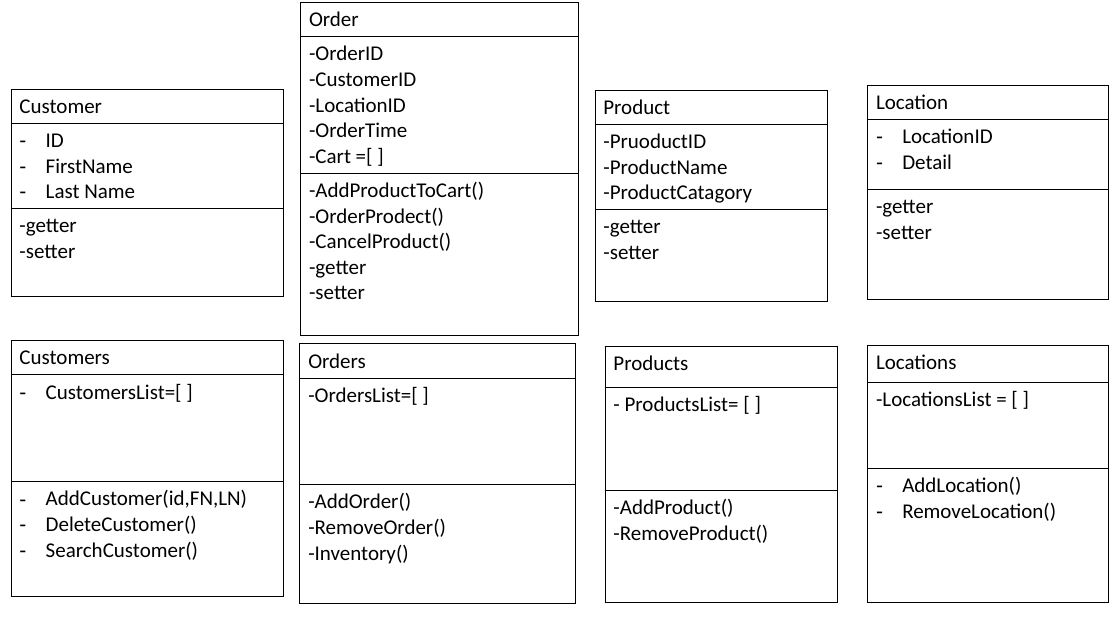
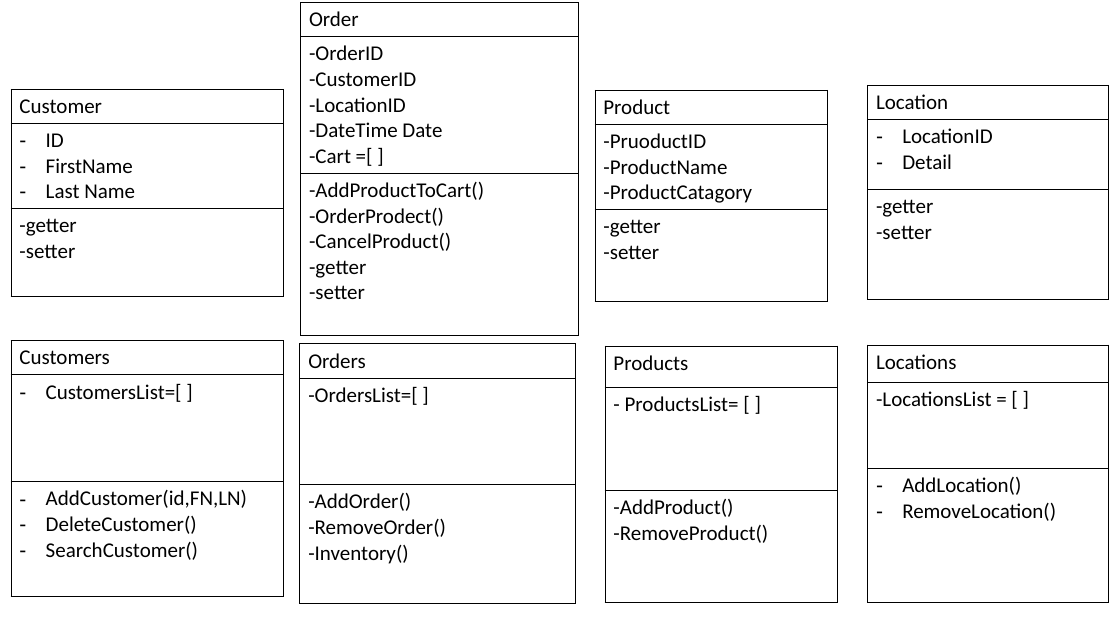
Before and after one commit to 220307-UTA-NET/ProjecctZero, a slide deck: slide 2 of Presentation2.pptx. Drawn at 1120x630 pixels with LibreOffice and Linux fonts; fonts in the diff are those of the drawing. Boxes give left, top, right and bottom in pixels: in the first picture for what was removed or moved away, otherwise in the second. Text is boxed around its words. In the diff, an @@ line names an element or a change of style, - is before the commit and + after.

```diff
--- a/Presentation2.pptx
+++ b/Presentation2.pptx
@@ table at [301, 3, 578, 330] @@
-row 2, column 1: -OrderID / -CustomerID / -LocationID / -OrderTime / -Cart =[ ]
+row 2, column 1: -OrderID / -CustomerID / -LocationID / -DateTime Date / -Cart =[ ]
```
Also in this commit, not shown: 25 other files.
